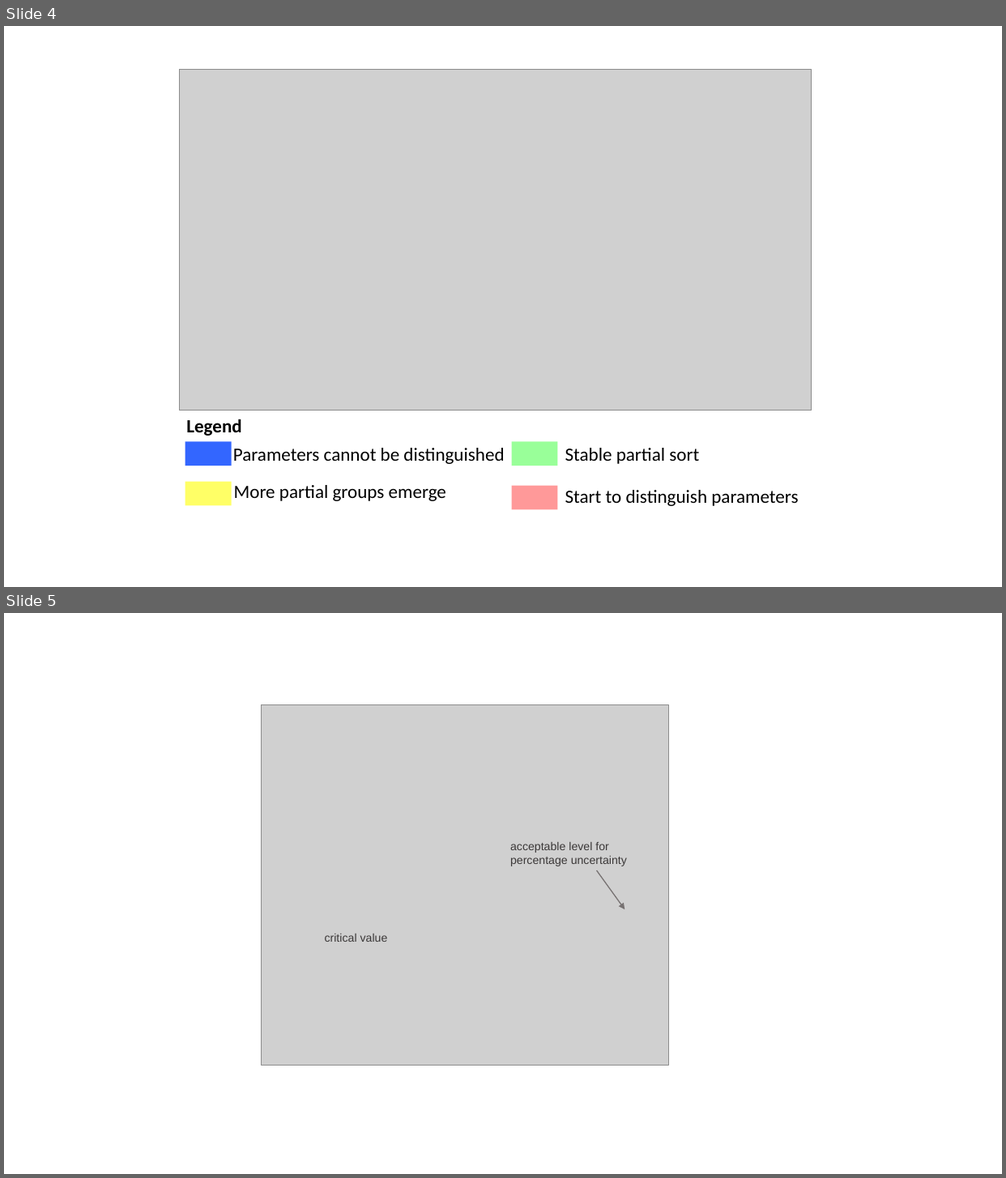
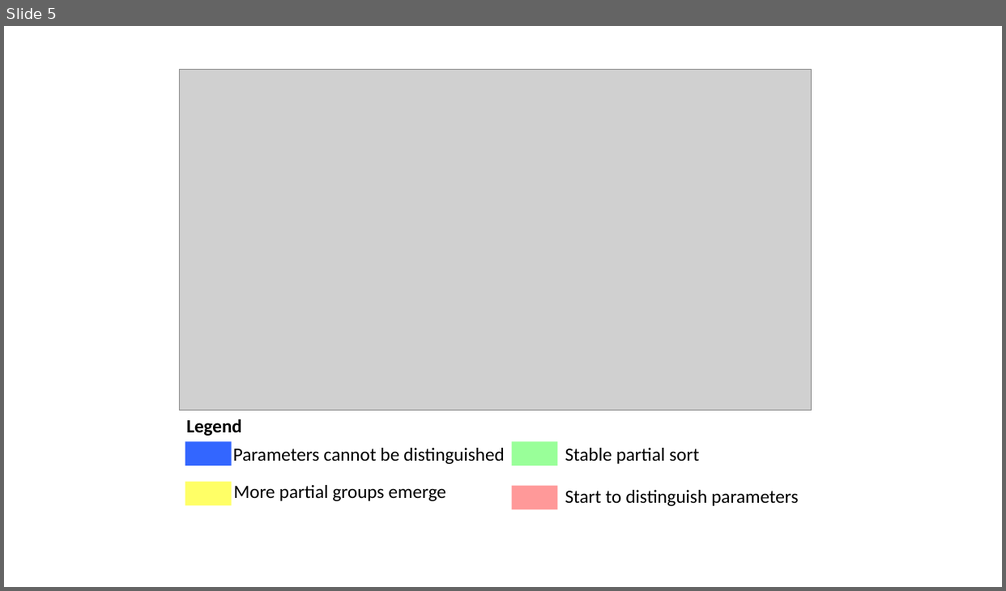
Before and after one commit to QianWanghhu/factor_fixing, a slide deck: output/paper0915/figure/Figures.pptx. Shown one above the other, each under a label of ours: slides 4 and 5 before the commit, slide 5 after it. The pictures are 1006x1178 and 1006x591 pixels, drawn with LibreOffice and Linux fonts; fonts in the diff are those of the drawing; grey boxes stand for pictures. Boxes give left, top, right and bottom in pixels: in the first picture for what was removed or moved away, otherwise in the second. Text is boxed around its words. In the diff, an @@ line names an element or a change of style, - is before the commit and + after.

```diff
--- a/output/paper0915/figure/Figures.pptx
+++ b/output/paper0915/figure/Figures.pptx
@@ slide 5 removed at box(4, 613, 1002, 1174), background #FFFFFF @@
@@ picture removed at box(262, 705, 669, 1065) @@
@@ text removed at box(510, 842, 627, 867) @@
-acceptable level for percentage uncertainty
@@ arrow removed from (597, 871) to (624, 909) @@
@@ text removed at box(325, 934, 388, 942) @@
-critical value
@@ what was slide 4 is now slide 5 @@
```
Also in this commit, not shown: 2 slides added, 1 other file.
